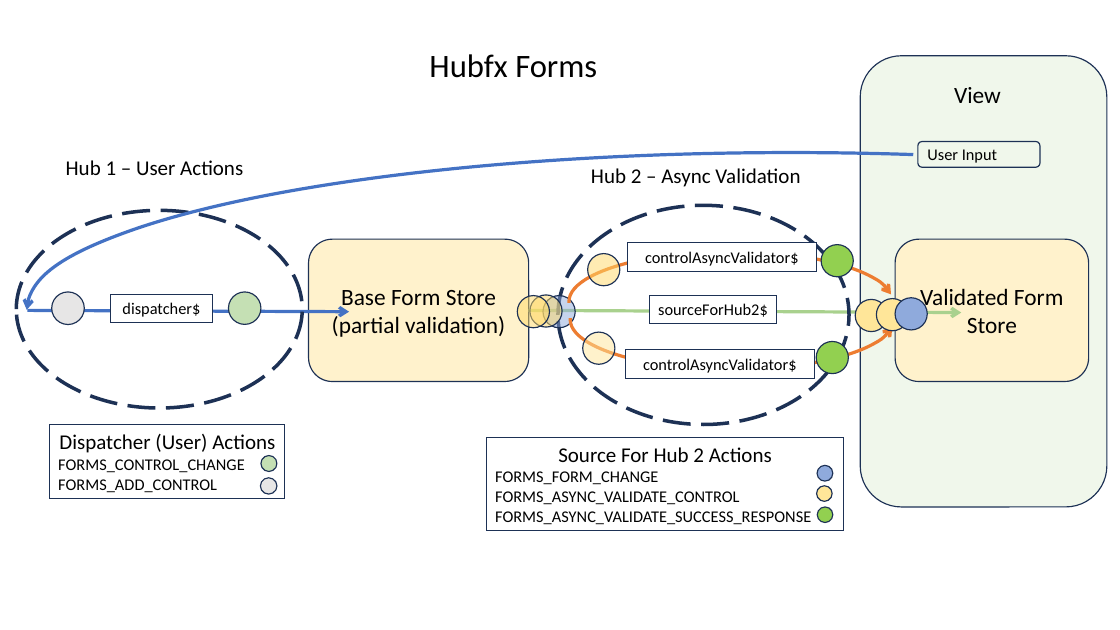
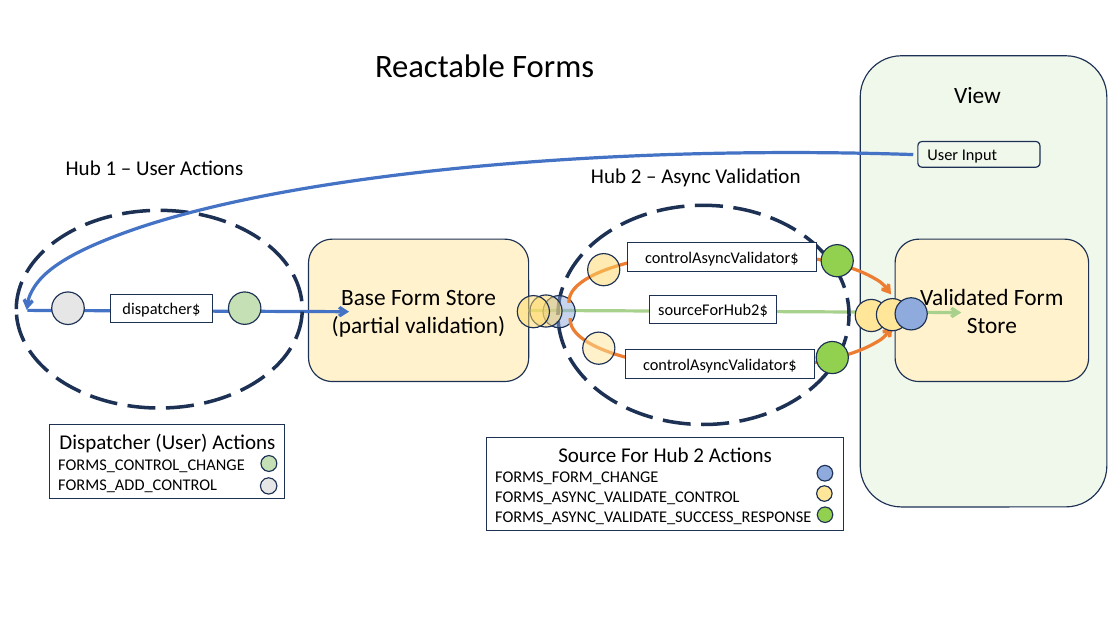
Before and after one commit to reactables/reactables, a slide deck: slide 10 of documentation/Hubfx Presentation.pptx. Drawn at 1120x630 pixels with LibreOffice and Linux fonts; fonts in the diff are those of the drawing. Boxes give left, top, right and bottom in pixels: in the first picture for what was removed or moved away, otherwise in the second. Text is boxed around its words. In the diff, an @@ line names an element or a change of style, - is before the commit and + after.

Commit message:
[33] update package names to reactable

```diff
--- a/documentation/Hubfx Presentation.pptx
+++ b/documentation/Hubfx Presentation.pptx
@@ text at <box>375,54,594,78</box>: text changed @@
-Hubfx Forms
+Reactable Forms
```
Also in this commit, not shown: 1 other slide changed, 55 other files.
